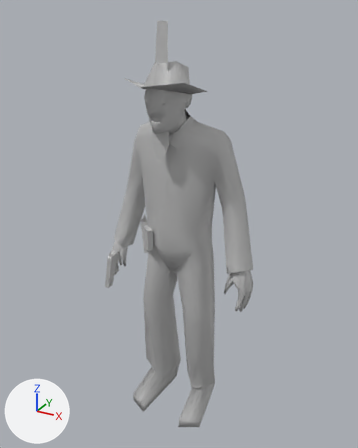
An edit to the FBX model Zombie Blaster/Assets/Art/Zombies/Sheriff_by Dennis/SheriffZombie.fbx, drawn before and after from the same camera.
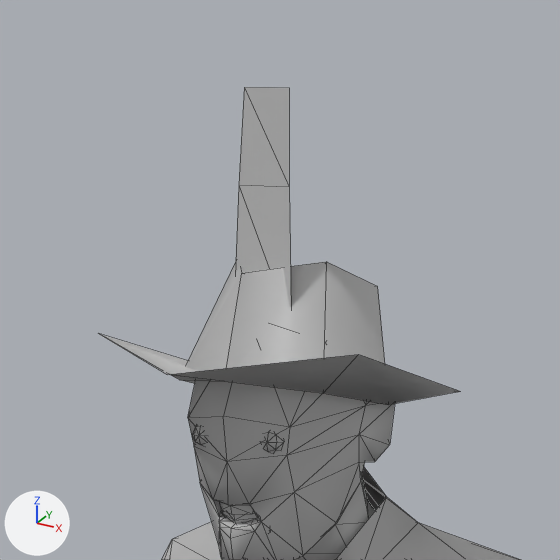
The first picture shows the older version from a 50 mm camera at (0.1096, -0.1965, 0.2094) aimed at (0.001, 0.001, 0.1107). The close-ups show both versions on the part from 28% to 64% of the width and 0% to 29% of the height of that picture. The axes (+X, +Y, +Z) are drawn at lower left. The lights are the same throughout. The close-ups show mesh edges as thin lines. Where no turn or scale is listed for an object, it has been applied to the vertices.

The first close-up shows 'necktie', 'pCylinder1', 'tiezombie_mesh'.
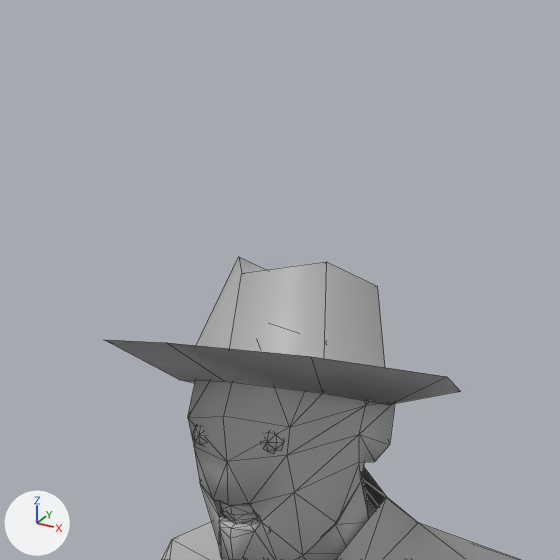
Diff of the bpy script that builds the scene:
```diff
--- a/Zombie Blaster/Assets/Art/Zombies/Sheriff_by Dennis/SheriffZombie.fbx.py
+++ b/Zombie Blaster/Assets/Art/Zombies/Sheriff_by Dennis/SheriffZombie.fbx.py
@@ me_mesh_001 @@
 me_mesh_001.from_pydata(...)  # 19 vertices, 18 faces; spans x -0.0152..0.0146, y -0.0226..0.0169, z -0.0112..0.0032
 # used by ob_pcylinder1; location = (0.0, -0.0055, 0.1855)
 # verts and faces of me_mesh_001; kept vertices keep their numbers, new ones are numbered from 19
 # before: 1 (-0.01, 0.0006, -0.0104), 2 (-0.0085, -0.0087, -0.0082) at pixel (179, 379), 4 (0.0081, -0.0092, -0.0081) at pixel (323, 393), 5 (0.0103, 0.0001, -0.0103) at pixel (388, 404), 14 (-0.0143, 0.0082, -0.0098)
 # before: 15 (-0.0152, -0.0127, -0.0037) at pixel (98, 333), 16 (-0.0008, -0.0226, -0.0053) at pixel (167, 374), 17 (0.0142, -0.0135, -0.0036) at pixel (358, 354), 18 (0.0146, 0.0074, -0.0097) at pixel (460, 391)
+# me_mesh_001 part 1
+delete_faces([(1, 14, 15, 2), (4, 17, 18, 5)])
+verts[15] = (-0.0121, -0.0162, -0.0037)  # moved, pixel (103, 339)
+verts[16] = (-0.0008, -0.0226, -0.0025)  # moved, pixel (166, 342)
+verts[17] = (0.0111, -0.0169, -0.0036)  # moved, pixel (311, 356)
+verts[19] = (0.0182, -0.0031, -0.0067)  # pixel (446, 376)
+verts[20] = (-0.0185, -0.0021, -0.0067)
+faces += [(1, 20, 15, 2), (5, 19, 18), (4, 17, 19, 5), (1, 14, 20)]
 me_mesh_001.materials.append(mat_lambert1)
@@ ob_necktie @@
-ob_necktie = bpy.data.objects.new('necktie', me_mesh_005)
-ob_necktie.location = (0.0, -0.0157, 0.1794)
```

Pixel boxes (x1, y1, x2, y2) of what changed, in the close-ups (560 x 560 px):
'pCylinder1', reshaped
    before: (98, 262, 460, 405)
    after: (105, 257, 460, 405)
'necktie', deleted
    before: (235, 87, 291, 307)
part 1 of me_mesh_001, built on
    before: (98, 333, 460, 405)
    after: (105, 340, 460, 405)
